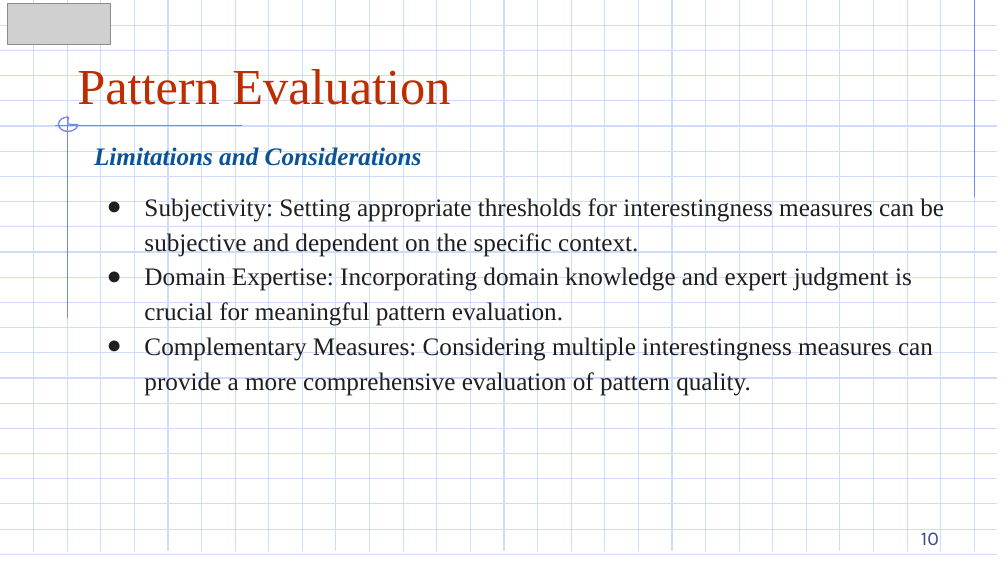
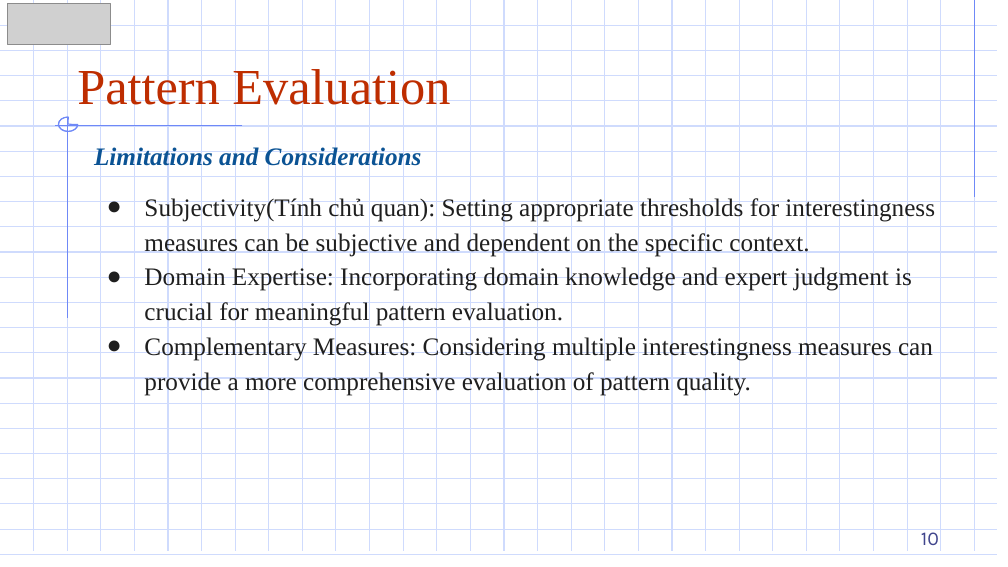
Before and after one commit to DazielNguyen/DBM302m, a slide deck: slide 10 of slides/Chapter 03/3.7 Pattern Evaluation.pptx. Drawn at 1008x567 pixels with LibreOffice and Linux fonts; fonts in the diff are those of the drawing; grey boxes stand for pictures. Boxes give left, top, right and bottom in pixels: in the first picture for what was removed or moved away, otherwise in the second. Text is boxed around its words. In the diff, an @@ line names an element or a change of style, - is before the commit and + after.

```diff
--- a/slides/Chapter 03/3.7 Pattern Evaluation.pptx
+++ b/slides/Chapter 03/3.7 Pattern Evaluation.pptx
@@ text at [144,196,935,257]: text changed @@
-● Subjectivity: Setting appropriate thresholds for interestingness measures can be subjective and dependent on the specific context.
+● Subjectivity(Tính chủ quan): Setting appropriate thresholds for interestingness measures can be subjective and dependent on the specific context.
```
Also in this commit, not shown: 3 other slides changed, 7 other files.
